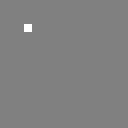
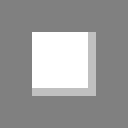
Layer changes from the first 128x128 image to the second:
renamed "play" to "stop", painted on it over box(24, 24, 96, 96)
